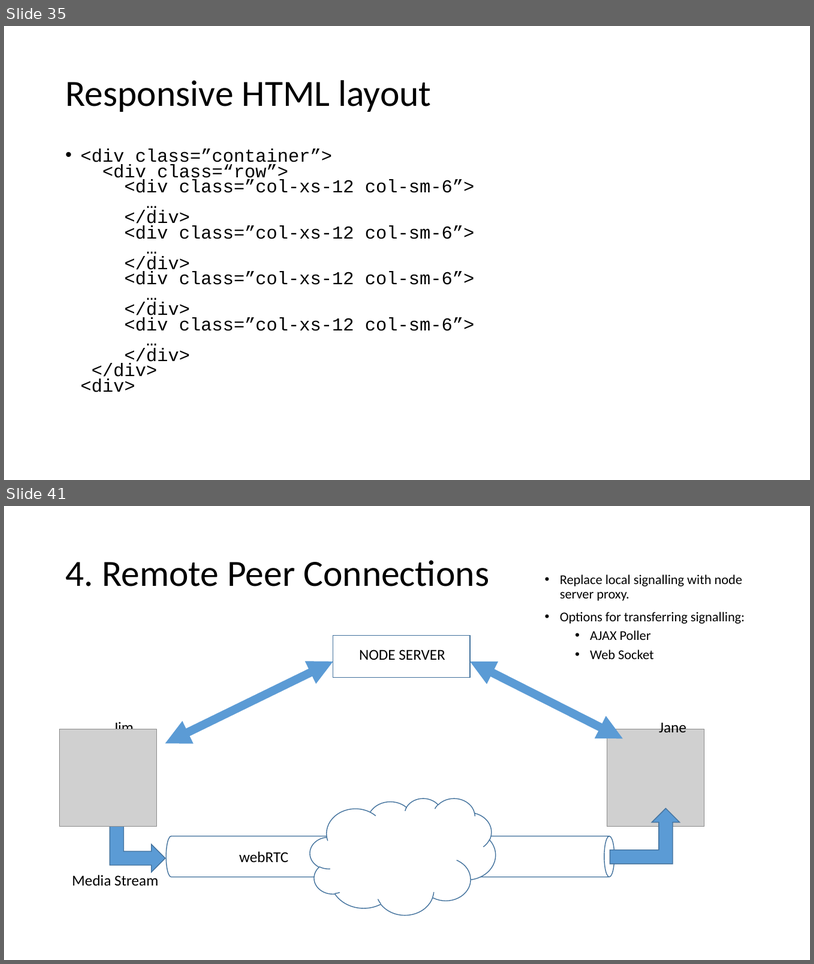
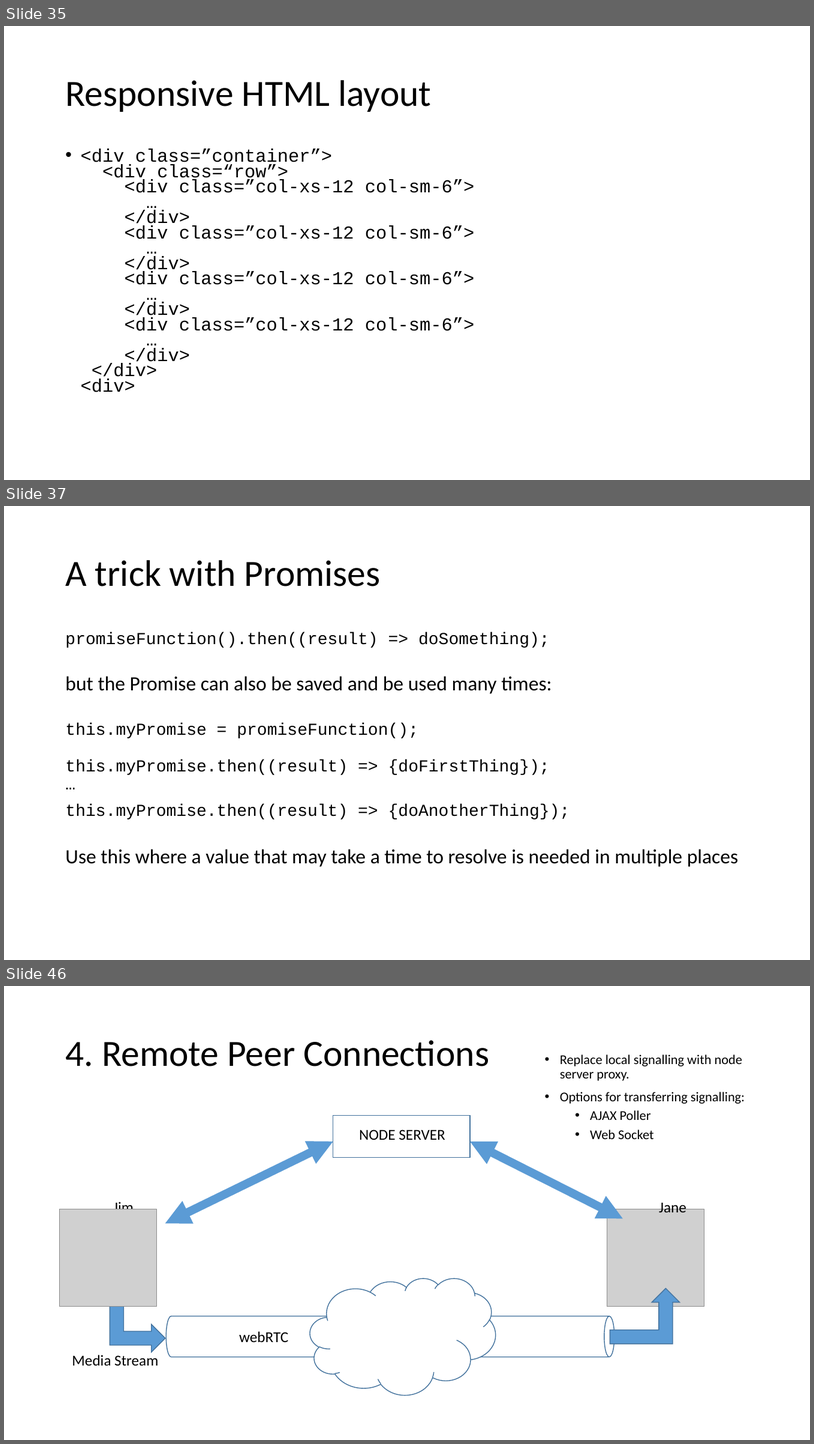
Before and after one commit to ipcortex/fac-workshop-materials, a slide deck: presentations/FAC9 Workshop.pptx. Shown one above the other, each under a label of ours: slides 35 and 41 before the commit, slides 35, 37 and 46 after it; the slides between them are not shown. The pictures are 814x964 and 814x1444 pixels, drawn with LibreOffice and Linux fonts; fonts in the diff are those of the drawing; grey boxes stand for pictures. Boxes give left, top, right and bottom in pixels: in the first picture for what was removed or moved away, otherwise in the second. Text is boxed around its words. In the diff, an @@ line names an element or a change of style, - is before the commit and + after.

Commit message:
Explanation for Promise store and RTCPeerConnection setup

```diff
--- a/presentations/FAC9 Workshop.pptx
+++ b/presentations/FAC9 Workshop.pptx
@@ slide 37 added at box(4, 506, 810, 960), background #FFFFFF @@
@@ title added at box(65, 560, 381, 586), 44 pt, text #000000 @@
+A trick with Promises
@@ text added at box(65, 632, 738, 867), 20 pt, text #000000 @@
+promiseFunction().then((result) => doSomething);
+but the Promise can also be saved and be used many times:
+this.myPromise = promiseFunction();
+this.myPromise.then((result) => {doFirstThing});
+…
+this.myPromise.then((result) => {doAnotherThing});
+Use this where a value that may take a time to resolve is needed in multiple places
@@ what was slide 41 is now slide 46 @@
```
Also in this commit, not shown: 4 slides changed, 4 other slides added.
